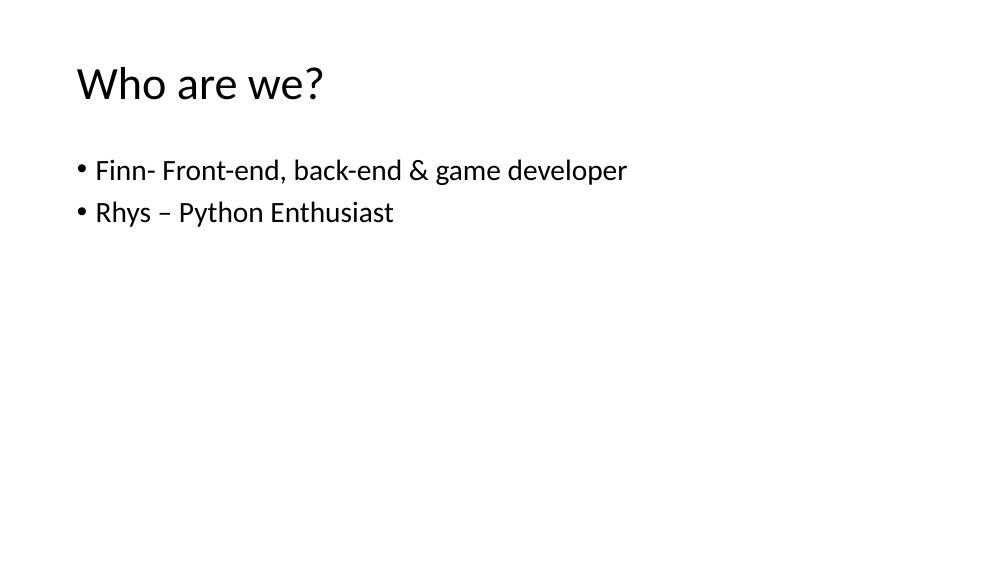
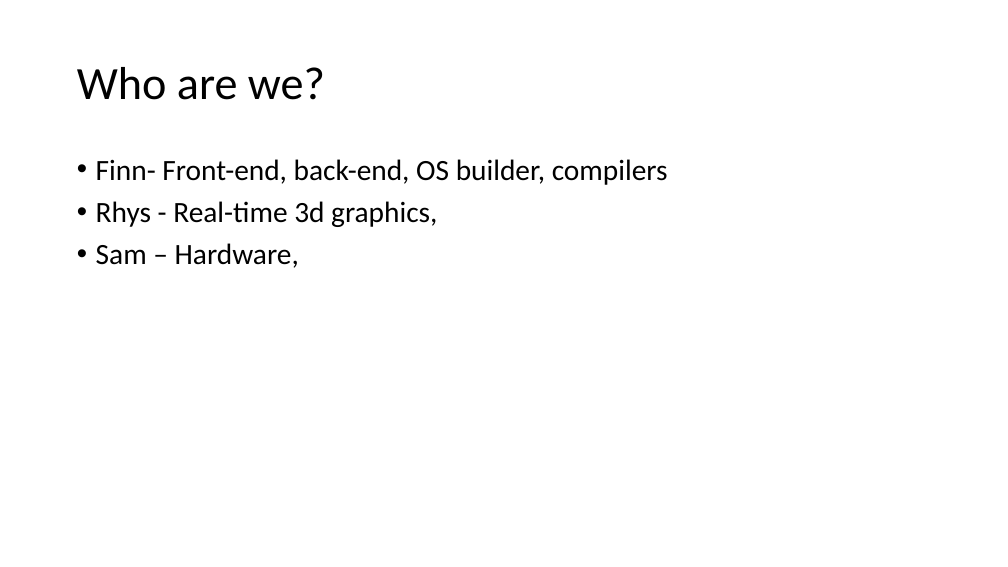
Before and after one commit to dartydevil/Crazy-monkey-artwork, a slide deck: slide 2 of Presentation/The Crazy Monkeys.pptx. Drawn at 1008x567 pixels with LibreOffice and Linux fonts; fonts in the diff are those of the drawing. Boxes give left, top, right and bottom in pixels: in the first picture for what was removed or moved away, otherwise in the second. Text is boxed around its words. In the diff, an @@ line names an element or a change of style, - is before the commit and + after.

```diff
--- a/Presentation/The Crazy Monkeys.pptx
+++ b/Presentation/The Crazy Monkeys.pptx
@@ text at (96,159,668,268): text changed @@
-• Finn- Front-end, back-end & game developer
-• Rhys – Python Enthusiast
+• Finn- Front-end, back-end, OS builder, compilers
+• Rhys - Real-time 3d graphics,
+• Sam – Hardware,
```
Also in this commit, not shown: 1 slide added, 1 slide removed.
